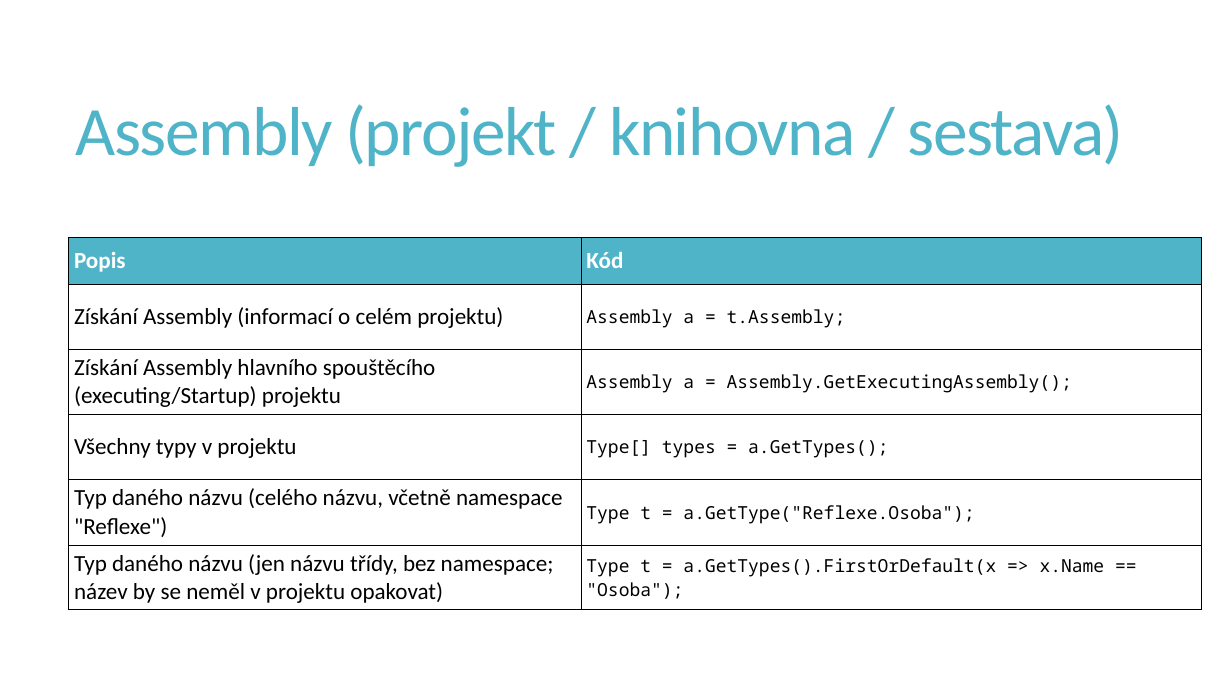
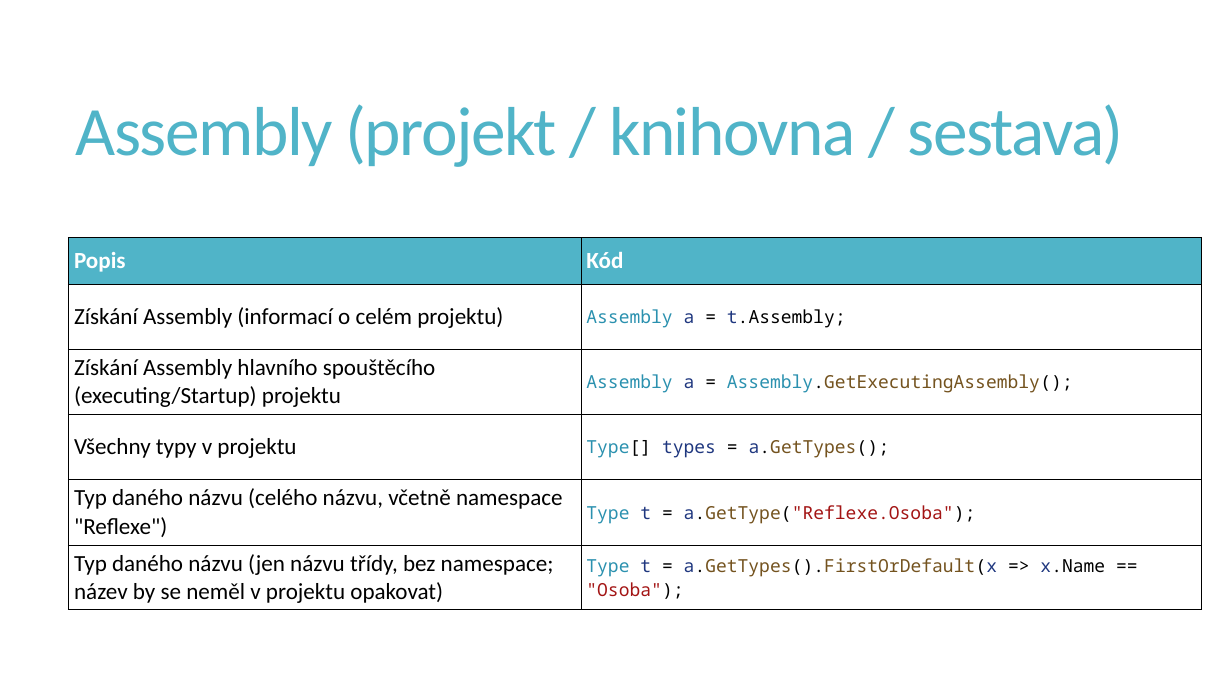
Before and after one commit to PetrVobornik/prednasky, a slide deck: slide 6 of Xamarin.Forms/07-Reflexe/reflexe.ppsx. Drawn at 1232x693 pixels with LibreOffice and Linux fonts; fonts in the diff are those of the drawing. Boxes give left, top, right and bottom in pixels: in the first picture for what was removed or moved away, otherwise in the second. Text is boxed around its words. In the diff, an @@ line names an element or a change of style, - is before the commit and + after.

```diff
--- a/Xamarin.Forms/07-Reflexe/reflexe.ppsx
+++ b/Xamarin.Forms/07-Reflexe/reflexe.ppsx
@@ table at box(68, 238, 1202, 610) @@
@@ text colour #000000 to #2B91AF in "Assembly", "Assembly Assembly.GetExecutingAssembly();", "Type[]", "Type" and 1 more places @@
@@ text colour #000000 to #1F377F in "a t.Assembly;", "a", "types a.GetTypes();", "t a.GetType("Reflexe.Osoba");" and 1 more places @@
@@ text colour #000000 to #74531F in "Assembly.GetExecutingAssembly();", "a.GetTypes();", "a.GetType("Reflexe.Osoba");", "a.GetTypes().FirstOrDefault(x" @@
@@ text colour #000000 to #A31515 in "a.GetType("Reflexe.Osoba");", ""Osoba");" @@
```
Also in this commit, not shown: 5 other slides changed, 4 other files.
